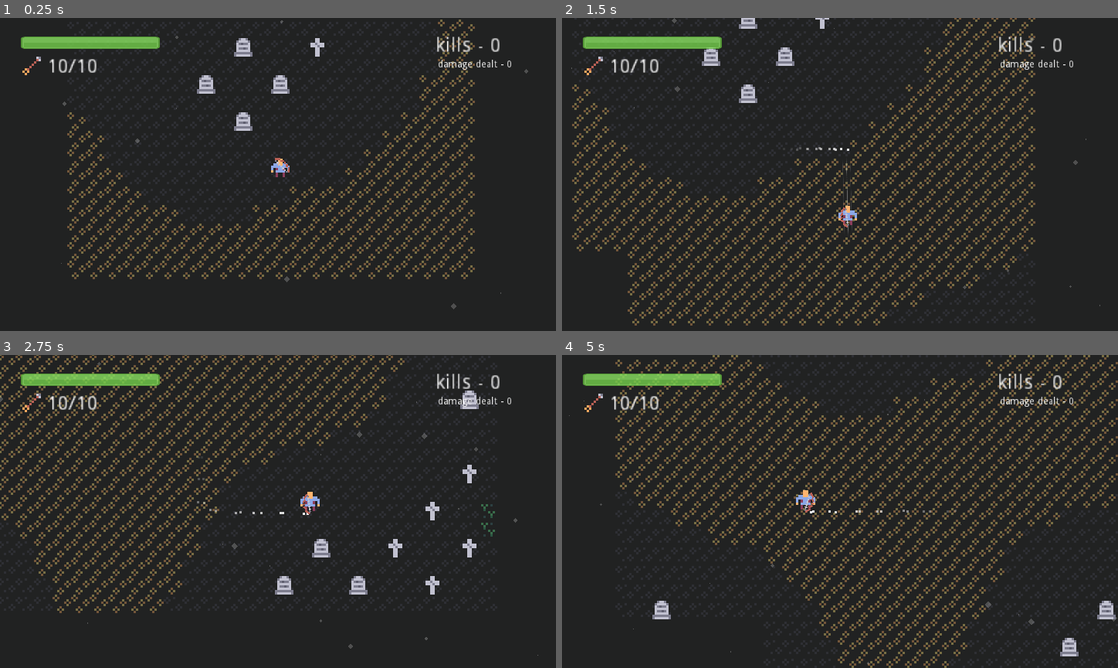
Above: before the commit, frames 1-4 (two rows, left to right).
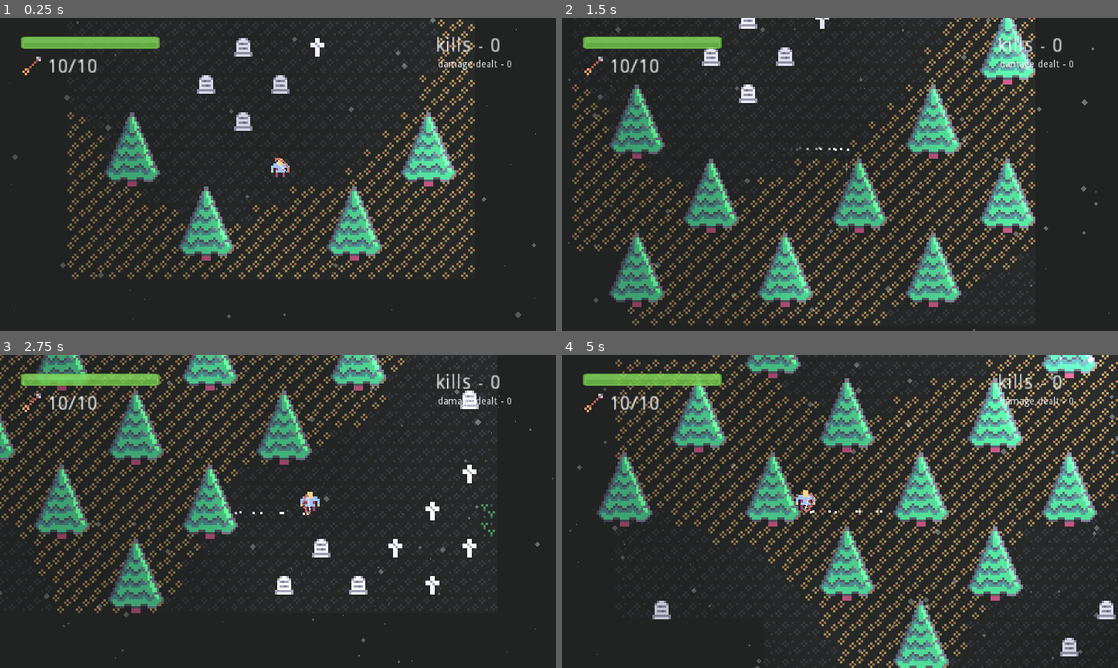
Above: after the commit, the same moments.

Repository: Ariorick/ArcherGame
Game: Godot game, scene res://src/Main.tscn
Two runs of this game, one before a commit and one after it. Both use one fixed random seed, a clock stepped at 60 frames per second and the inputs below.
Inputs (mouse positions are in pixels of both pictures, inside the frame that each line leads up to):
- Up to frame 1 (0.25 s): no input
- Up to frame 2 (1.5 s): move the mouse to (962, 158) at 0.52 s; hold Right (right) 0.53-1.28 s; click (962, 158) at 0.6 s; move the mouse to (728, 190) at 1.27 s; hold Down (down) from 1.28 s (still down); tap Space (dash) at 1.35 s
- Up to frame 3 (2.75 s): move the mouse to (333, 442) at 2.02 s; release Down (down) at 2.03 s; hold Right (right) from 2.03 s (still down); right-click (333, 442) at 2.1 s
- Up to frame 4 (5 s): move the mouse to (812, 574) at 2.77 s; release Right (right) at 2.78 s; hold Up (up) 2.78-3.53 s; click (812, 574) at 2.85 s; move the mouse to (1006, 558) at 3.52 s; hold Left (left) from 3.53 s (still down); tap Space (dash) at 3.6 s; move the mouse to (673, 464) at 4.27 s; right-click (673, 464) at 4.35 s

The runs differ from the first frame. In frame 1, 8.5% of the frame differs, in the area x 1-97%, y 0-97%; in frame 2, 15%; in frame 3, 10%; in frame 4, 20%, in the area x 1-100%, y 0-100%.

Commit message:
added trees

Diff:
--- a/src/GameManager/EnemySpawner.tscn
+++ b/src/GameManager/EnemySpawner.tscn
@@ -6,6 +6,6 @@
 script = ExtResource( 1 )
 
 [node name="Timer" type="Timer" parent="."]
-wait_time = 5.0
+wait_time = 10.0
 autostart = true
 [connection signal="timeout" from="Timer" to="." method="_on_Timer_timeout"]
--- /dev/null
+++ b/src/Level/PineTree.tscn
@@ -0,0 +1,9 @@
+[gd_scene load_steps=2 format=2]
+
+[ext_resource path="res://assets/Tiles/Tree-0001.png" type="Texture" id=1]
+
+[node name="PineTree" type="Node2D"]
+
+[node name="Sprite" type="Sprite" parent="."]
+position = Vector2( 0, -8 )
+texture = ExtResource( 1 )
--- a/src/Level/World.gd
+++ b/src/Level/World.gd
@@ -1,8 +1,11 @@
 extends Node2D
 
+const PineTree  = preload("res://src/Level/PineTree.tscn")
+
 const YELLOW_CAP = 0.3
+const TREE_CAP = 0.0
+const GRAVE_CAP = -0.3
 const GREEN_CAP = -0.6
-const GRAVE_CAP = -0.3
 
 var rng = RandomNumberGenerator.new()
 
@@ -32,6 +35,7 @@
 	var to = (chunk + Vector2(1, 1)) * map_size
 	run_with_noise(from, to, funcref(self, "make_grass_map"))
 	run_with_noise(from, to, funcref(self, "make_graves_map"))
+	run_with_noise2(from, to, funcref(self, "make_trees_map"))
 
 func make_grass_map(x, y, value):
 	if value > YELLOW_CAP:
@@ -51,6 +55,19 @@
 			var random_grave = rng.randi_range(2, 3)
 			$Graves.set_cell(x, y, random_grave)
 
+func make_trees_map(x, y, value, value2):
+	if value > TREE_CAP:
+		var xmod = int(abs(x + int(abs(y)) % 8)) % 8
+		var ymod = int(abs(y)) % 4
+		var can_place = xmod + ymod == 0
+		if can_place:
+			create_tree_at(x, y)
+
+func create_tree_at(x, y):
+	var tree = PineTree.instance()
+	$Graves.add_child(tree)
+	tree.position = get_poisiton_for_cell(x, y)
+
 func run_with_noise(from: Vector2, to: Vector2, generate_fun: FuncRef):
 	for x in range(from.x, to.x):
 		for y in range(from.y, to.y):
@@ -58,9 +75,20 @@
 			generate_fun.call_func(x, y, value)
 			$Grass.update_bitmask_region(from, to)
 
+func run_with_noise2(from: Vector2, to: Vector2, generate_fun: FuncRef):
+	for x in range(from.x, to.x):
+		for y in range(from.y, to.y):
+			var value = noise.get_noise_2d(x,y)
+			var value2 = secondary_noise.get_noise_2d(x,y)
+			generate_fun.call_func(x, y, value, value2)
+			$Grass.update_bitmask_region(from, to)
+
 func update_regions(from: Vector2, to: Vector2):
 	for child in get_children():
 		child.update_bitmask_region(from, to)
 
+func get_poisiton_for_cell(x, y):
+	return $Graves.cell_size * Vector2(x, y) + $Graves.cell_size * Vector2(0.5, 1)
+
 func get_player():
 	return $Graves/Player
--- a/src/Player/Player.tscn
+++ b/src/Player/Player.tscn
@@ -8,6 +8,7 @@
 [ext_resource path="res://assets/Tiles/tile_0004_blue.png" type="Texture" id=6]
 [ext_resource path="res://assets/Particles/scratch_01.png" type="Texture" id=7]
 [ext_resource path="res://src/GameManager/EnemySpawner.tscn" type="PackedScene" id=8]
+[ext_resource path="res://assets/Particles/light_01.png" type="Texture" id=9]
 
 [sub_resource type="PhysicsMaterial" id=1]
 friction = 0.0
@@ -295,11 +296,15 @@
 
 [node name="AirParticles" type="Particles2D" parent="."]
 position = Vector2( -0.574295, -86.7193 )
-amount = 1000
+amount = 5000
 lifetime = 10.0
-preprocess = 194.91
+preprocess = 5.0
 randomness = 0.35
 local_coords = false
 process_material = SubResource( 28 )
+
+[node name="Light2D" type="Light2D" parent="."]
+position = Vector2( 124.095, -65.9983 )
+texture = ExtResource( 9 )
 [connection signal="body_entered" from="DamageDetector" to="." method="_on_DamageDetector_body_entered"]
 [connection signal="body_entered" from="PickArea" to="." method="_on_PickArea_body_entered"]
Binary file added: assets/Tiles/Tree-0001.png
Not shown, added: assets/Tiles/Tree-0001.png.import
Binary file changed: assets/Tiles/tile_0009.png
Not shown, added: export_presets.cfg
Not shown: 1 places in src/Player/Player.tscn that only renumber resources
Not shown, changed: .DS_Store
Not shown, added: Experiment.pck
Not shown, changed: assets/.DS_Store
Not shown, added: builds/.DS_Store
Not shown, added: builds/Experiment.dmg
Not shown, added: builds/Experiment.exe
